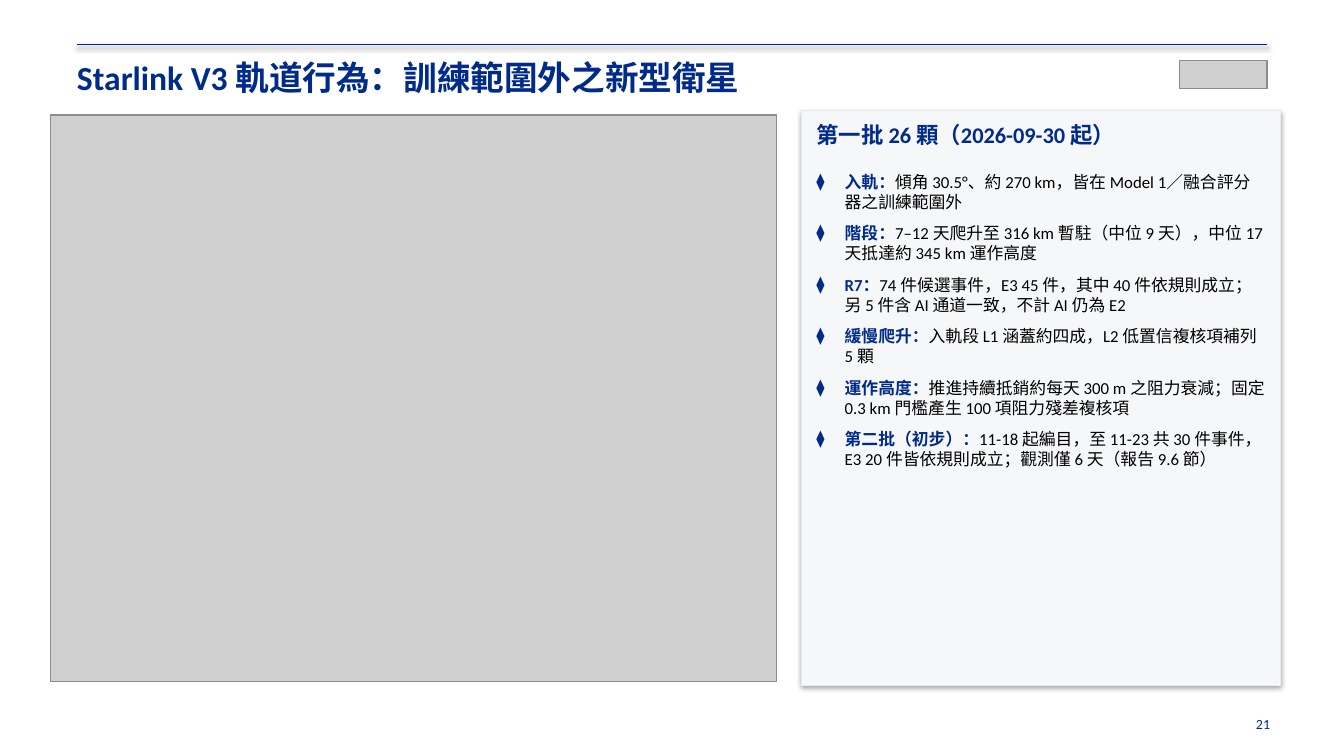
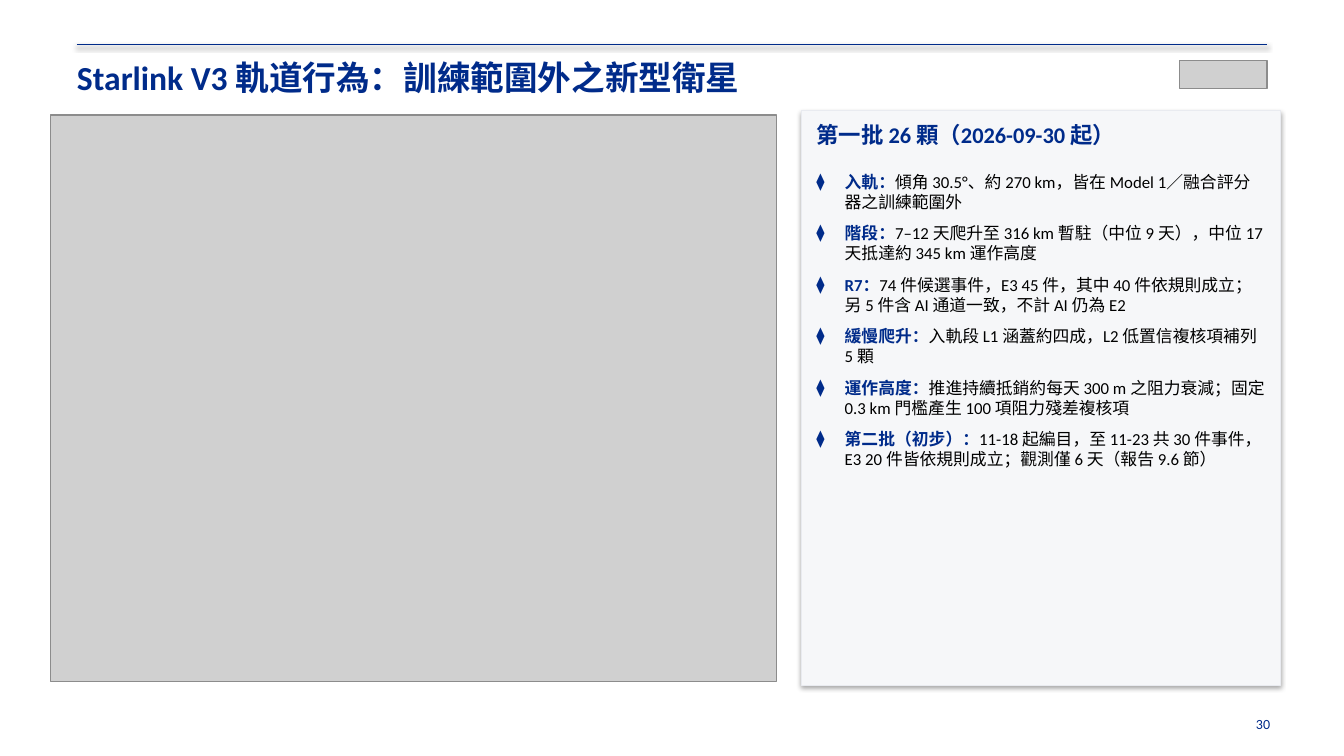
Before and after one commit to RhynoW/Sat_TraingDataExtension, a slide deck: slide 30 of output/期末交付_文件包_20261118/01_期末報告/期末報告_結案簡報_20261115.pptx (slide 21 before the commit). Drawn at 1344x756 pixels with LibreOffice and Linux fonts; fonts in the diff are those of the drawing; grey boxes stand for pictures. Boxes give left, top, right and bottom in pixels: in the first picture for what was removed or moved away, otherwise in the second. Text is boxed around its words. In the diff, an @@ line names an element or a change of style, - is before the commit and + after.

```diff
--- a/output/期末交付_文件包_20261118/01_期末報告/期末報告_結案簡報_20261115.pptx
+++ b/output/期末交付_文件包_20261118/01_期末報告/期末報告_結案簡報_20261115.pptx
@@ text at (x1=1256, y1=720, x2=1270, y2=729): text changed @@
-21
+30
```
Also in this commit, not shown: 20 other slides changed, 9 slides added, 40 other files.
